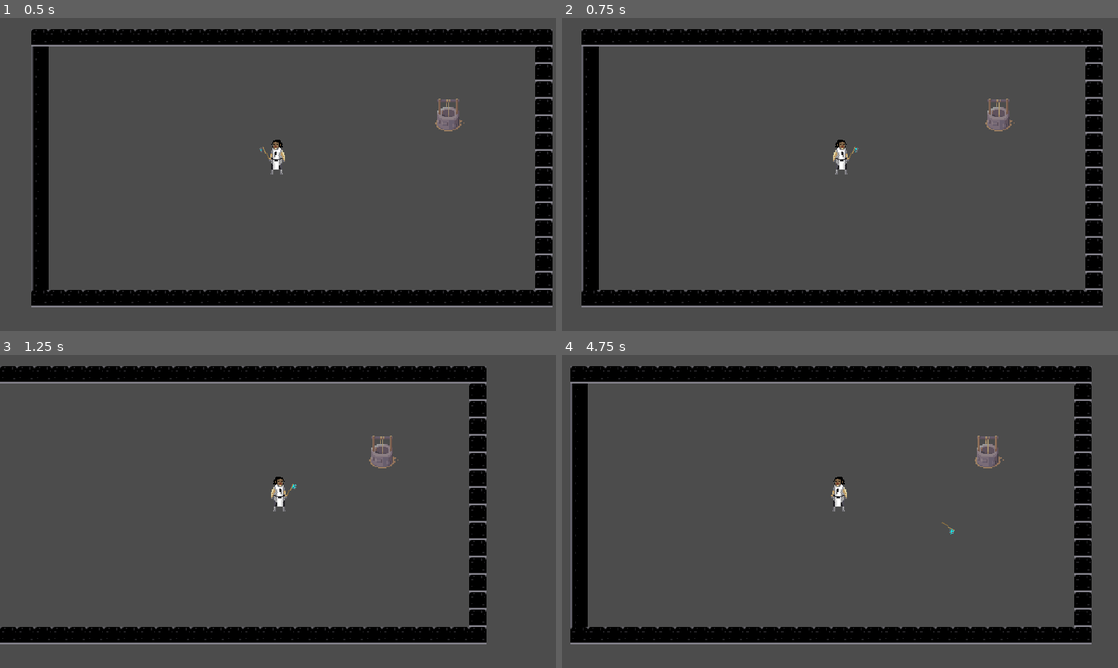
Above: before the commit, frames 1-4 (two rows, left to right).
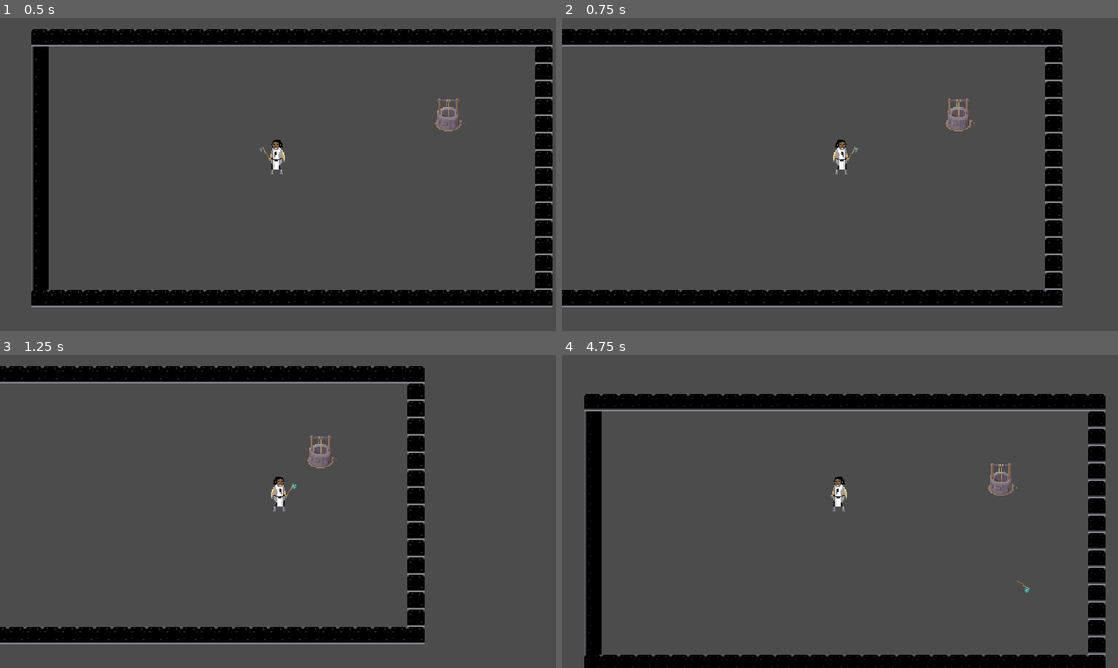
Above: after the commit, the same moments.

Repository: JillyMan/killer-in-london
Game: Godot game, scene res://src/levels/character_test_scene/CharacterTest.tscn
Two runs of this game, one before a commit and one after it. Both use one fixed random seed, a clock stepped at 60 frames per second and the inputs below. This scene is started directly instead of the project's main scene.
Inputs (mouse positions are in pixels of both pictures, inside the frame that each line leads up to):
- Up to frame 1 (0.5 s): no input
- Up to frame 2 (0.75 s): tap Enter at 0.5 s; move the mouse to (962, 158) at 0.52 s; hold D (player_move_right) from 0.53 s (still down); tap Space (player_dash) at 0.6 s
- Up to frame 3 (1.25 s): keep holding D (player_move_right)
- Up to frame 4 (4.75 s): move the mouse to (728, 527) at 1.27 s; release D (player_move_right) at 1.28 s; hold S (player_move_down) 1.28-2.03 s; click (728, 527) at 1.35 s; tap Space (player_dash) at 1.55, 2.3, 2.85, 3.6, 4.55 s; move the mouse to (895, 442) at 2.02 s; hold D (player_move_right) 2.03-2.78 s; right-click (895, 442) at 2.1 s; move the mouse to (812, 574) at 2.77 s; hold W (player_move_up) 2.78-3.53 s; move the mouse to (1006, 558) at 3.52 s; hold A (player_move_left) from 3.53 s (still down); move the mouse to (673, 464) at 4.27 s; click (673, 464) at 4.35 s

Frame 1 is identical in both runs. In frame 2, 9.6% of the frame differs, in the area x 0-98%, y 3-93%; in frame 3, 7.3%; in frame 4, 26%, in the area x 1-98%, y 3-100%.

Commit message:
add dash

Diff:
--- a/killer-in-london/src/entities/characters/player/Player.gd
+++ b/killer-in-london/src/entities/characters/player/Player.gd
@@ -4,11 +4,12 @@
 onready var axe = $AnimationTransorm/WeaponPosition/Axe
 onready var start_transform = axe.transform
 onready var weapon_position = $AnimationTransorm/WeaponPosition
+
+export var throw_kd : float = 0
 onready var kd_timer = $KdTimer
 
 var with_axe : bool = true
 var is_coming_axe : bool = false
-var kd_is_over : bool = true
 
 func _ready():
 	axe.connect("on_weapon_returned", self, "_on_weapon_returned")
@@ -46,6 +47,7 @@
 	_attach_weapon(axe)
 	with_axe = true
 	is_coming_axe = false
+	print(throw_kd)
 	kd_timer.start(throw_kd)
 	pass
 
@@ -74,6 +76,10 @@
 
 func _process(delta):
 	update_move_dir()
+
+	if Input.is_action_just_pressed("player_dash"):
+		$FSM.set_dash_state(get_current_dir().normalized())
+
 	$FSM.handle_process(delta)
 	$FSM.handle_physic_process(delta)
 	_check_mouse()
--- a/killer-in-london/src/entities/characters/player/PlayerBase.gd
+++ b/killer-in-london/src/entities/characters/player/PlayerBase.gd
@@ -2,9 +2,8 @@
 extends KinematicBody2D
 
 export var speed: float = 100.0
-export var throw_kd : float = 1
-export var dash_speed : float = 50.0
-export var dash_time_sec : float = 1
+export var dash_speed : float = 350.0
+export var dash_time_sec : float = 0.25
 
 var current_dir : Vector2
 var is_move : bool = false
@@ -12,6 +11,7 @@
 func has_dir() -> bool:
 	return is_move
 
+# get_move_dir
 func get_current_dir() -> Vector2:
 	return current_dir
 
--- a/killer-in-london/src/entities/characters/player/PlayerFSM.gd
+++ b/killer-in-london/src/entities/characters/player/PlayerFSM.gd
@@ -1,6 +1,7 @@
 extends FSM
 
 onready var idle_state = $Idle
+onready var dash_state = $Dash
 onready var moviong_state = $Moving
 onready var start_move_state = $StartMove
 onready var end_move_state = $StartEnd
@@ -8,6 +9,12 @@
 func set_start_move_state(move_dir : Vector2):
 	set_state(start_move_state, true, {
 		"start_move_dir": move_dir
+	})
+	pass
+
+func set_dash_state(move_dir : Vector2):
+	set_state(dash_state, true, {
+		"move_dir": move_dir
 	})
 	pass
 
--- a/killer-in-london/src/entities/characters/player/state/Dash.gd
+++ b/killer-in-london/src/entities/characters/player/state/Dash.gd
@@ -1,4 +1,21 @@
 extends State
 
-func handle_input(input):
+onready var player : PlayerBase
+
+var time_accum : float
+var dash_max_time_ : float
+var move_dir : Vector2
+
+func fixed_tick(delta):
+	time_accum += delta
+	player.move_and_slide(move_dir * player.dash_speed)
+	if (time_accum > dash_max_time_):
+		fsm.set_idle_state()
 	pass
+
+func enter(payload):
+	player = host
+	time_accum = 0
+	dash_max_time_ = player.dash_time_sec
+	move_dir = payload.move_dir
+	pass
--- a/killer-in-london/src/entities/environment/weapon/axe/Axe.tscn
+++ b/killer-in-london/src/entities/environment/weapon/axe/Axe.tscn
@@ -10,18 +10,28 @@
 [sub_resource type="RectangleShape2D" id=1]
 extents = Vector2( 7.24935, 2.69941 )
 
-[sub_resource type="CurveTexture" id=6]
-
 [sub_resource type="Curve" id=2]
-_data = [ Vector2( 0.188235, 0.205682 ), 0.0, 0.0, 0, 0, Vector2( 1, 0.705682 ), 0.0, 0.0, 0, 0 ]
+min_value = -500.0
+max_value = 500.0
+_data = [ Vector2( 0, 1 ), 0.0, 0.0, 0, 0, Vector2( 1, 1 ), 0.0, 0.0, 0, 0 ]
 
 [sub_resource type="CurveTexture" id=3]
 curve = SubResource( 2 )
 
-[sub_resource type="CurveTexture" id=4]
+[sub_resource type="Curve" id=4]
+_data = [ Vector2( 0.188235, 0.205682 ), 0.0, 0.0, 0, 0, Vector2( 1, 0.705682 ), 0.0, 0.0, 0, 0 ]
 
-[sub_resource type="ParticlesMaterial" id=5]
-trail_size_modifier = SubResource( 4 )
+[sub_resource type="CurveTexture" id=5]
+curve = SubResource( 4 )
+
+[sub_resource type="Curve" id=6]
+_data = [ Vector2( 0, 1 ), 0.0, 0.0, 0, 0, Vector2( 1, 1 ), 0.0, 0.0, 0, 0 ]
+
+[sub_resource type="CurveTexture" id=7]
+curve = SubResource( 6 )
+
+[sub_resource type="ParticlesMaterial" id=8]
+trail_size_modifier = SubResource( 7 )
 emission_shape = 2
 emission_box_extents = Vector3( 1, 1, 1 )
 flag_disable_z = true
@@ -30,12 +40,12 @@
 gravity = Vector3( 0, 0, 0 )
 orbit_velocity = 1.1
 orbit_velocity_random = 0.0
-orbit_velocity_curve = SubResource( 6 )
+orbit_velocity_curve = SubResource( 3 )
 linear_accel = 17.2
 radial_accel = -8.6
 tangential_accel = -4.29
 tangential_accel_random = 0.04
-scale_curve = SubResource( 3 )
+scale_curve = SubResource( 5 )
 color = Color( 0.0745098, 0.952941, 0.952941, 1 )
 
 [node name="Axe" type="KinematicBody2D"]
--- a/killer-in-london/src/levels/character_test_scene/CharacterTest.tscn
+++ b/killer-in-london/src/levels/character_test_scene/CharacterTest.tscn
@@ -96,7 +96,6 @@
 position = Vector2( 243.274, 149.801 )
 collision_layer = 6
 collision_mask = 6
-throw_kd = 0.0
 
 [node name="Camera2D" type="Camera2D" parent="Player"]
 current = true
Not shown: 2 places in killer-in-london/src/entities/environment/weapon/axe/Axe.tscn that only renumber resources
